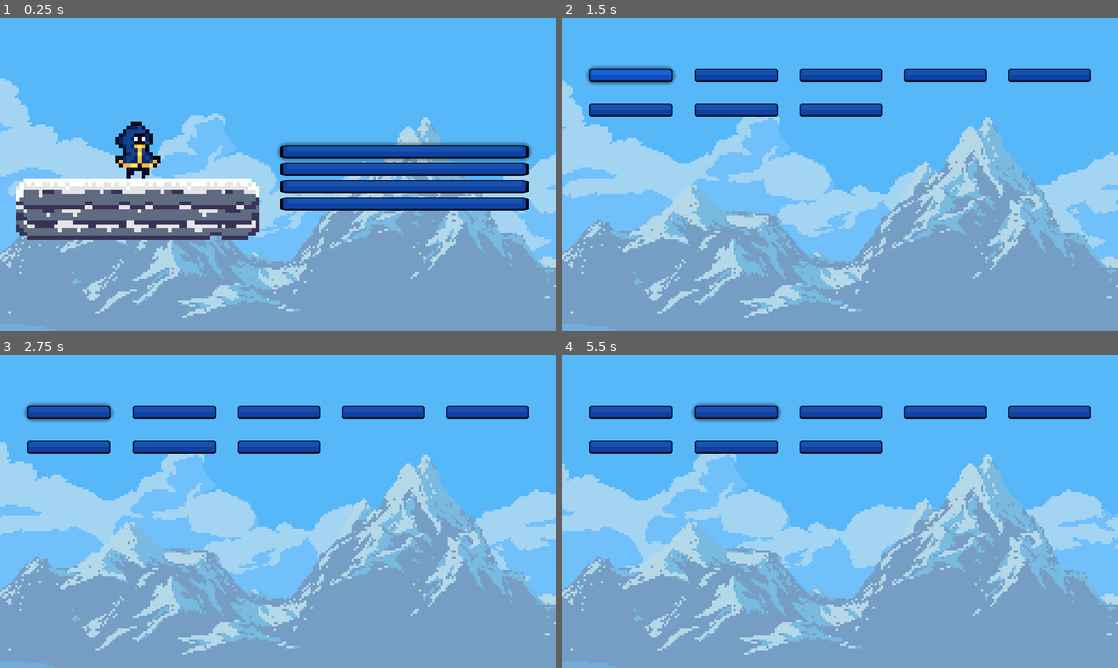
Above: before the commit, frames 1-4 (two rows, left to right).
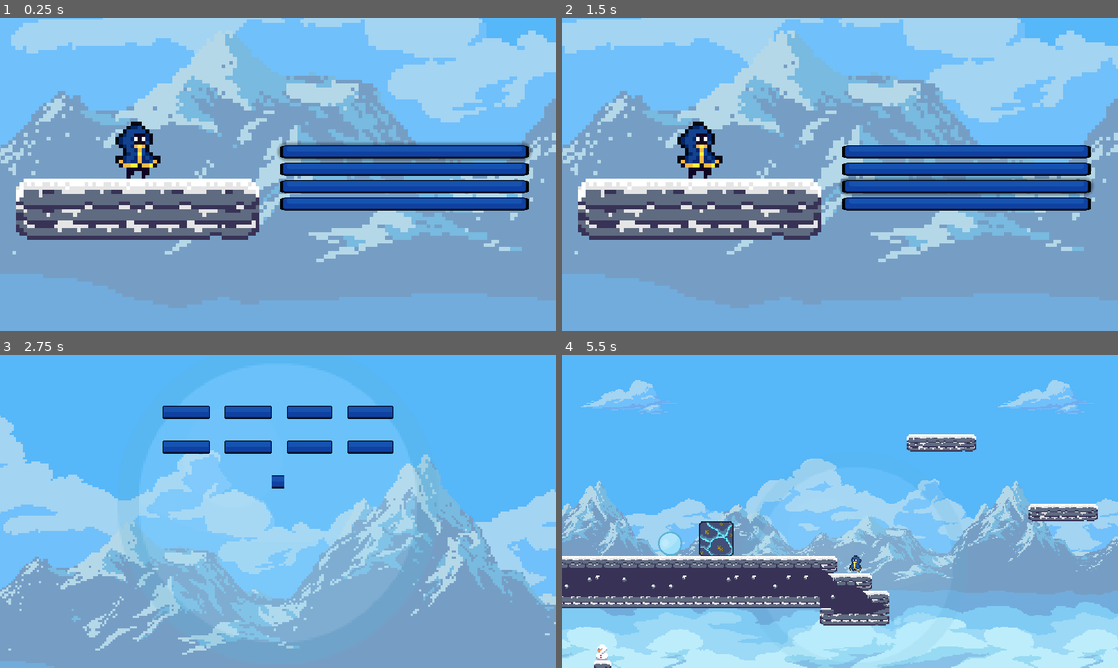
Above: after the commit, the same moments.

Repository: Vicentendistes/Juego-jueg-n-juegazo
Game: Godot game, scene res://ui/main_menu.tscn
The game is run twice, just before and just after one commit, with the same random seed, the same clock (stepped at 60 frames per second) and the same inputs. The engine's default icon, where the game draws it, is replaced by a stand-in: a white triangle on a blue panel in a dark square.
Inputs (mouse positions are in pixels of both pictures, inside the frame that each line leads up to):
- Up to frame 1 (0.25 s): no input
- Up to frame 2 (1.5 s): click "Creditos" at 0.5 s; click (628, 74) at 1.25 s, where only the run before the commit has a clickable "1"
- Up to frame 3 (2.75 s): click (405, 489) at 2 s, where only the run after the commit has a clickable "Jugar"
- Up to frame 4 (5.5 s): click "1" at 2.75 s; move the mouse to (962, 495) at 3.52 s; hold Left (attract) 3.53-4.28 s; hold D (move_right) 3.53-5.03 s; tap Space (jump) at 3.77, 4.52 s; move the mouse to (728, 527) at 4.27 s; click (728, 527) at 4.35 s; move the mouse to (895, 442) at 5.02 s; hold A (move_left) from 5.03 s (still down); hold Right (push) from 5.03 s (still down)

The runs differ from the first frame. In frame 1, 56% of the frame differs, in the area x 0-100%, y 0-96%; in frame 2, 73%; in frame 3, 12%; in frame 4, 57%.

Commit message:
Mejorar sistema de niveles

Diff:
--- a/default_bus_layout.tres
+++ b/default_bus_layout.tres
@@ -1,4 +1,3 @@
 [gd_resource type="AudioBusLayout" format=2]
 
 [resource]
-bus/0/volume_db = -4.76812
--- a/scenes/charlie.tscn
+++ b/scenes/charlie.tscn
@@ -15,8 +15,8 @@
 [ext_resource path="res://scenes/scripts/cloud_layer.gd" type="Script" id=13]
 [ext_resource path="res://assets/ballBlue_10.png" type="Texture" id=14]
 [ext_resource path="res://ui/pause_menu.tscn" type="PackedScene" id=15]
-[ext_resource path="res://scenes/ParallaxLayer6.gd" type="Script" id=16]
-[ext_resource path="res://scenes/ParallaxLayer5.gd" type="Script" id=17]
+[ext_resource path="res://scenes/scripts/ParallaxLayer6.gd" type="Script" id=16]
+[ext_resource path="res://scenes/scripts/ParallaxLayer5.gd" type="Script" id=17]
 
 [sub_resource type="CapsuleShape2D" id=23]
 radius = 5.0
--- a/scenes/Main.tscn
+++ b/scenes/levels/main.tscn
@@ -1,11 +1,11 @@
 [gd_scene load_steps=19 format=2]
 
-[ext_resource path="res://scenes/ball.tscn" type="PackedScene" id=1]
-[ext_resource path="res://scenes/imantado.tscn" type="PackedScene" id=2]
-[ext_resource path="res://scenes/charlie.tscn" type="PackedScene" id=3]
-[ext_resource path="res://scenes/scripts/main.gd" type="Script" id=4]
-[ext_resource path="res://assets/Rocky Roads/tileset snow.png" type="Texture" id=5]
-[ext_resource path="res://assets/PitcherPerfectTheme.wav" type="AudioStream" id=6]
+[ext_resource path="res://scenes/scripts/main.gd" type="Script" id=1]
+[ext_resource path="res://assets/Rocky Roads/tileset snow.png" type="Texture" id=2]
+[ext_resource path="res://assets/PitcherPerfectTheme.wav" type="AudioStream" id=3]
+[ext_resource path="res://scenes/ball.tscn" type="PackedScene" id=4]
+[ext_resource path="res://scenes/imantado.tscn" type="PackedScene" id=5]
+[ext_resource path="res://scenes/charlie.tscn" type="PackedScene" id=6]
 
 [sub_resource type="ConvexPolygonShape2D" id=23]
 points = PoolVector2Array( 0, 0, 16, 0, 16, 16, 0, 16 )
@@ -398,6 +398,7 @@
 
 [node name="AudioStreamPlayer" type="AudioStreamPlayer" parent="."]
 pause_mode = 2
-stream = ExtResource( 6 )
-volume_db = -39.327
+stream = ExtResource( 3 )
+volume_db = -43.698
 autoplay = true
+mix_target = 1
--- a/ui/levels.gd
+++ b/ui/levels.gd
@@ -1,16 +1,36 @@
 extends MarginContainer
 
 
-# Declare member variables here. Examples:
-# var a = 2
-# var b = "text"
+onready var back = get_node("%Back")
+onready var levels = []
 
 
-# Called when the node enters the scene tree for the first time.
+
 func _ready():
-	pass # Replace with function body.
+	back.connect("pressed", self, "_on_back_pressed")
+
+	#checks levels folder and add path to levels list
+	var dir = Directory.new()
+	dir.open("res://scenes/levels/")
+	dir.list_dir_begin()
+	while true:
+		var file = dir.get_next()
+		if file == "":
+			break
+		elif not file.begins_with("."):
+			levels.append("res://scenes/levels/"+str(file))
+	dir.list_dir_end()
+
+	#add a signal wich connects a button to a level
+	for i in range(len(levels)):
+		var level = get_node("%Button"+str(i+1))
+		level.connect("pressed", self, "_on_level_pressed", [i])
 
 
-# Called every frame. 'delta' is the elapsed time since the previous frame.
-#func _process(delta):
-#	pass
+func _on_back_pressed():
+	if get_tree().change_scene("res://ui/main_menu.tscn") != OK:
+		print("error al cambiar de escena")
+
+func _on_level_pressed(i):
+	if get_tree().change_scene(levels[i]) != OK:
+		print("error al cambiar de escena")
--- a/ui/levels.tscn
+++ b/ui/levels.tscn
@@ -1,7 +1,7 @@
-[gd_scene load_steps=15 format=2]
-
-[ext_resource path="res://scenes/ParallaxLayer6.gd" type="Script" id=1]
-[ext_resource path="res://scenes/ParallaxLayer5.gd" type="Script" id=2]
+[gd_scene load_steps=16 format=2]
+
+[ext_resource path="res://scenes/scripts/ParallaxLayer6.gd" type="Script" id=1]
+[ext_resource path="res://scenes/scripts/ParallaxLayer5.gd" type="Script" id=2]
 [ext_resource path="res://assets/Glacial-mountains-parallax-background_vnitti/Layers/clouds_mg_3.png" type="Texture" id=3]
 [ext_resource path="res://assets/Glacial-mountains-parallax-background_vnitti/Layers/clouds_bg.png" type="Texture" id=4]
 [ext_resource path="res://assets/Glacial-mountains-parallax-background_vnitti/Layers/glacial_mountains_lightened.png" type="Texture" id=5]
@@ -13,6 +13,7 @@
 [ext_resource path="res://resources/theme.tres" type="Theme" id=11]
 [ext_resource path="res://ui/levels.gd" type="Script" id=12]
 [ext_resource path="res://fonts/Pizel.ttf" type="DynamicFontData" id=13]
+[ext_resource path="res://assets/ballBlue_10.png" type="Texture" id=14]
 
 [sub_resource type="DynamicFont" id=1]
 size = 32
@@ -22,17 +23,25 @@
 anchor_right = 1.0
 anchor_bottom = 1.0
 theme = ExtResource( 11 )
+custom_constants/margin_right = 150
+custom_constants/margin_left = 150
 script = ExtResource( 12 )
 
+[node name="BallBlue10" type="Sprite" parent="."]
+self_modulate = Color( 1, 1, 1, 0.231373 )
+position = Vector2( 256, 136 )
+scale = Vector2( 2, 2 )
+texture = ExtResource( 14 )
+
 [node name="VBoxContainer" type="VBoxContainer" parent="."]
-margin_left = 25.0
+margin_left = 150.0
 margin_top = 25.0
-margin_right = 487.0
+margin_right = 362.0
 margin_bottom = 263.0
 custom_constants/separation = 20
 
 [node name="Label" type="Label" parent="VBoxContainer"]
-margin_right = 462.0
+margin_right = 212.0
 margin_bottom = 32.0
 custom_fonts/font = SubResource( 1 )
 text = "Niveles"
@@ -40,68 +49,88 @@
 
 [node name="GridContainer" type="GridContainer" parent="VBoxContainer"]
 margin_top = 52.0
-margin_right = 462.0
+margin_right = 212.0
 margin_bottom = 124.0
 custom_constants/vseparation = 20
-custom_constants/hseparation = 20
-columns = 5
-
-[node name="Button" type="Button" parent="VBoxContainer/GridContainer"]
-margin_right = 77.0
+custom_constants/hseparation = 14
+columns = 4
+
+[node name="Button1" type="Button" parent="VBoxContainer/GridContainer"]
+unique_name_in_owner = true
+margin_right = 43.0
 margin_bottom = 26.0
 size_flags_horizontal = 3
 text = "1"
 
 [node name="Button2" type="Button" parent="VBoxContainer/GridContainer"]
-margin_left = 97.0
-margin_right = 174.0
+unique_name_in_owner = true
+margin_left = 57.0
+margin_right = 100.0
 margin_bottom = 26.0
 size_flags_horizontal = 3
 text = "2"
 
 [node name="Button3" type="Button" parent="VBoxContainer/GridContainer"]
-margin_left = 194.0
-margin_right = 270.0
+unique_name_in_owner = true
+margin_left = 114.0
+margin_right = 156.0
 margin_bottom = 26.0
 size_flags_horizontal = 3
 text = "3"
 
 [node name="Button4" type="Button" parent="VBoxContainer/GridContainer"]
-margin_left = 290.0
-margin_right = 366.0
+unique_name_in_owner = true
+margin_left = 170.0
+margin_right = 212.0
 margin_bottom = 26.0
 size_flags_horizontal = 3
 text = "4"
 
 [node name="Button5" type="Button" parent="VBoxContainer/GridContainer"]
-margin_left = 386.0
-margin_right = 462.0
-margin_bottom = 26.0
+unique_name_in_owner = true
+margin_top = 46.0
+margin_right = 43.0
+margin_bottom = 72.0
 size_flags_horizontal = 3
 text = "5"
 
 [node name="Button6" type="Button" parent="VBoxContainer/GridContainer"]
-margin_top = 46.0
-margin_right = 77.0
+unique_name_in_owner = true
+margin_left = 57.0
+margin_top = 46.0
+margin_right = 100.0
 margin_bottom = 72.0
 size_flags_horizontal = 3
 text = "6"
 
 [node name="Button7" type="Button" parent="VBoxContainer/GridContainer"]
-margin_left = 97.0
-margin_top = 46.0
-margin_right = 174.0
+unique_name_in_owner = true
+margin_left = 114.0
+margin_top = 46.0
+margin_right = 156.0
 margin_bottom = 72.0
 size_flags_horizontal = 3
 text = "7"
 
 [node name="Button8" type="Button" parent="VBoxContainer/GridContainer"]
-margin_left = 194.0
-margin_top = 46.0
-margin_right = 270.0
+unique_name_in_owner = true
+margin_left = 170.0
+margin_top = 46.0
+margin_right = 212.0
 margin_bottom = 72.0
 size_flags_horizontal = 3
 text = "8"
+
+[node name="Back" type="Button" parent="VBoxContainer"]
+unique_name_in_owner = true
+margin_left = 66.0
+margin_top = 144.0
+margin_right = 146.0
+margin_bottom = 170.0
+size_flags_horizontal = 4
+size_flags_vertical = 4
+size_flags_stretch_ratio = 20.61
+text = "   volver   "
 
 [node name="ParallaxBackground" type="ParallaxBackground" parent="."]
 offset = Vector2( 0, 147.85 )
--- a/ui/main_menu.gd
+++ b/ui/main_menu.gd
@@ -14,7 +14,7 @@
 	play.grab_focus()
 
 func _on_play_pressed():
-	if get_tree().change_scene("res://scenes/main.tscn") != OK:
+	if get_tree().change_scene("res://ui/levels.tscn") != OK:
 		print("error al cambiar de escena")
 
 func _on_settings_pressed():
@@ -22,8 +22,9 @@
 		print("error al cambiar de escena")
 
 func _on_credits_pressed():
-	if get_tree().change_scene("res://ui/levels.tscn") != OK:
-		print("error al cambiar de escena")
+	print("faltan los creditos")
+	#if get_tree().change_scene() != OK:
+	#	print("error al cambiar de escena")
 
 func _on_exit_pressed():
 	get_tree().quit()
--- a/ui/main_menu.tscn
+++ b/ui/main_menu.tscn
@@ -11,8 +11,8 @@
 [ext_resource path="res://assets/Glacial-mountains-parallax-background_vnitti/Layers/clouds_bg.png" type="Texture" id=9]
 [ext_resource path="res://assets/Glacial-mountains-parallax-background_vnitti/Layers/clouds_mg_1_lightened.png" type="Texture" id=10]
 [ext_resource path="res://assets/Glacial-mountains-parallax-background_vnitti/Layers/cloud_lonely.png" type="Texture" id=11]
-[ext_resource path="res://scenes/ParallaxLayer6.gd" type="Script" id=12]
-[ext_resource path="res://scenes/ParallaxLayer5.gd" type="Script" id=13]
+[ext_resource path="res://scenes/scripts/ParallaxLayer6.gd" type="Script" id=12]
+[ext_resource path="res://scenes/scripts/ParallaxLayer5.gd" type="Script" id=13]
 [ext_resource path="res://scenes/scripts/cloud_layer.gd" type="Script" id=14]
 
 [sub_resource type="DynamicFont" id=1]
@@ -85,9 +85,9 @@
 text = "Salir"
 
 [node name="ParallaxBackground" type="ParallaxBackground" parent="."]
-offset = Vector2( 0, 147.85 )
-scale = Vector2( 2, 2 )
-transform = Transform2D( 2, 0, 0, 2, 0, 147.85 )
+offset = Vector2( -2.594, 1.051 )
+scale = Vector2( 3.5, 3.5 )
+transform = Transform2D( 3.5, 0, 0, 3.5, -2.594, 1.051 )
 
 [node name="ParallaxLayer0" type="ParallaxLayer" parent="ParallaxBackground"]
 position = Vector2( 0, 0.8 )
Renamed: scenes/level_01.tscn -> scenes/levels/level_01.tscn
Not shown: 9 places in scenes/levels/main.tscn that only renumber resources
Renamed: scenes/ParallaxLayer5.gd -> scenes/scripts/ParallaxLayer5.gd
Renamed: scenes/ParallaxLayer6.gd -> scenes/scripts/ParallaxLayer6.gd
